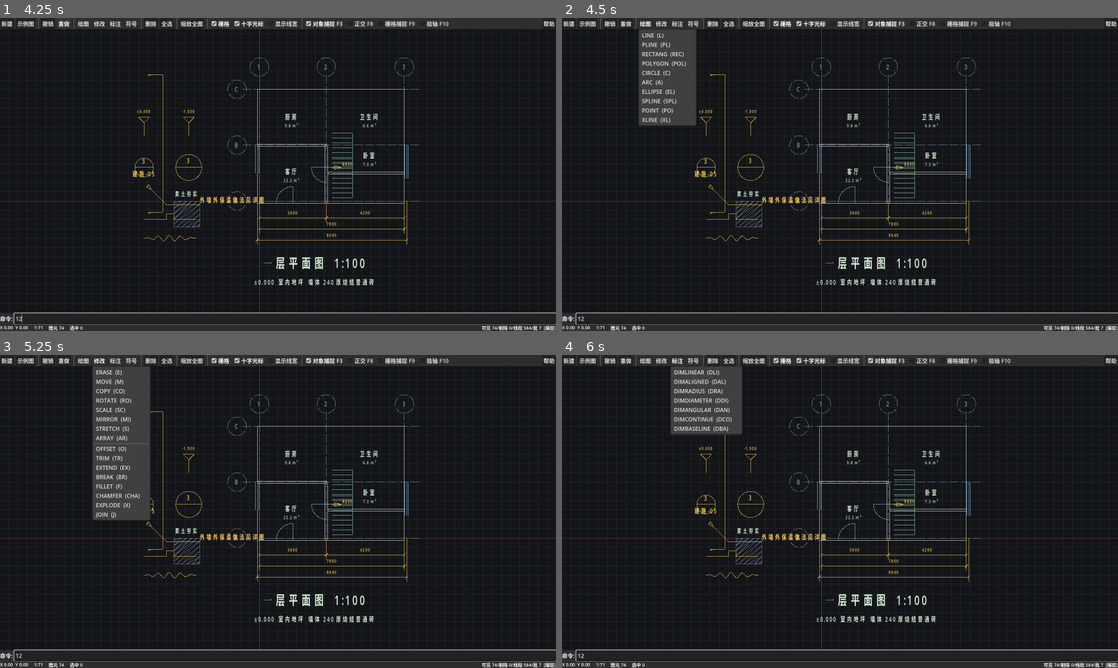
Above: before the commit, frames 1-4 (two rows, left to right).
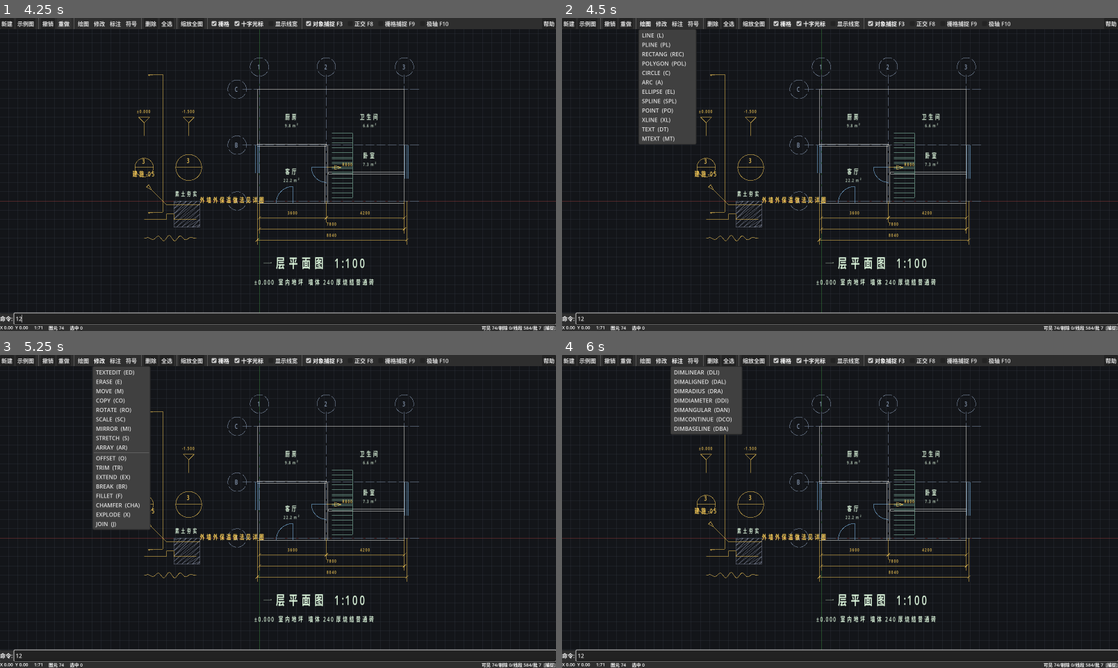
Above: after the commit, the same moments.

Repository: v-dao/HouseBuilder
Game: Godot game, scene res://src/main.tscn
Two runs of this game, one before a commit and one after it. Both use one fixed random seed, a clock stepped at 60 frames per second and the inputs below.
Inputs (mouse positions are in pixels of both pictures, inside the frame that each line leads up to):
- Up to frame 1 (4.25 s): click (283, 318) at 0.52 s; type "12" at 0.6 s; click "新建" at 1.25 s; click "示例图" at 2 s; click "撤销" at 2.75 s; click "重做" at 3.5 s
- Up to frame 2 (4.5 s): click "绘图" at 4.25 s
- Up to frame 3 (5.25 s): click "修改" at 5 s
- Up to frame 4 (6 s): click "标注" at 5.75 s

Frame 1 is identical in both runs. In frame 2, 0.6% of the frame differs, in the area x 13-25%, y 34-41%; in frame 3, 1.3%, in the area x 16-28%, y 4-56%; in frame 4, nothing differs.

Commit message:
P2d: 多行文字（MTEXT）与文字编辑
EntMText（src/core/entities/ent_mtext.gd）
- 段落（\n 分隔）+ 自动换行（给定字宽后折行）
- 九种对齐方式（DXF 组码 71 的取值），行距可调
- 逐行输出为独立文字注记：渲染器按条绘制，
  因此多行文字天然支持任意对齐与旋转，无需特殊分支

关键取舍：折行按"字宽单位"计算而不查字体度量。
长仿宋是等宽的（汉字 1.0 字宽、拉丁字母数字 0.5 字宽），
按字宽单位折行的结果与真实排版几乎一致，
同时让 EntMText 不依赖 FontManager —— 避免 core 反向依赖 render。

命令：TEXT（单行）、MTEXT（多行）、TEXTEDIT（改文字）
- 双击文字图元直接进入改文字，符合 CAD 通用习惯
- 单行/多行文字共用一条文字渲染通道，双击可改任意一种

实现陷阱
- 九种对齐的偏移推导极易写反：局部坐标系 Y 向下，
  左对齐时块左边缘在原点、而每行按 CENTER 居中绘制，
  所以 dx 要指向"该行中心"即 +size.x/2，不是负值
- 内部类不能与引擎原生类重名：TextEdit 会与 Godot 的 TextEdit 控件冲突，
  已改名 TextChange

测试：新增 58 项断言，累计 905 项全通过

Diff:
--- /dev/null
+++ b/src/cmd/cmd_text.gd
@@ -0,0 +1,312 @@
+class_name CmdText
+extends RefCounted
+## 文字命令：单行文字、多行文字。
+
+
+class TextBase extends CadCommand:
+	func _begin(label: String) -> void:
+		ctx.doc.begin_transaction(label)
+
+	func _finish() -> void:
+		ctx.doc.commit_transaction()
+		ctx.set_status("")
+
+	func _abort() -> void:
+		ctx.doc.rollback_transaction()
+		ctx.set_status("")
+
+	## 取文档当前文字样式的字高作为默认值
+	func _default_height() -> float:
+		var st := ctx.doc.get_text_style(ctx.doc.current_text_style)
+		if st != null and st.height > 0.0:
+			return st.height
+		return 3.5
+
+	func _add(e: CadEntity) -> void:
+		e.layer = ctx.doc.current_layer
+		e.aci = ctx.doc.current_aci
+		ctx.doc.add_entity(e)
+
+	func on_mouse_move(_p: Vector2) -> void:
+		ctx.request_redraw()
+
+	## 预览：把文字以占位框表示，避免每帧排版
+	func _preview_box(ci: CanvasItem, view: ViewTransform, pos: Vector2, w_mm: float, h_mm: float) -> void:
+		var a := view.to_screen(pos)
+		var b := view.to_screen(pos + Vector2(w_mm, -h_mm))
+		var r := Rect2(a, Vector2.ZERO).merge(Rect2(b, Vector2.ZERO))
+		ci.draw_rect(r, Color(0.6, 0.9, 1.0, 0.5), false, 1.0)
+
+
+# ===========================================================================
+# 单行文字
+# ===========================================================================
+
+class TextSingle extends TextBase:
+	enum { S_POS, S_HEIGHT, S_CONTENT }
+	var _state := S_POS
+	var _pos := Vector2.ZERO
+	var _height := 0.0
+
+	func cmd_name() -> String:
+		return "TEXT"
+
+	func aliases() -> PackedStringArray:
+		return PackedStringArray(["dt", "t", "文字"])
+
+	func help_text() -> String:
+		return "单行文字：位置 -> 字高（可回车取样式默认值）-> 内容"
+
+	func start(_args: Dictionary) -> void:
+		_begin("单行文字")
+		_state = S_POS
+		_height = _default_height()
+		ctx.set_status(prompt())
+
+	func prompt() -> String:
+		match _state:
+			S_POS:
+				return "TEXT 指定文字起点:"
+			S_HEIGHT:
+				return "TEXT 指定字高 <%.1f>:" % _height
+			S_CONTENT:
+				return "TEXT 输入文字内容:"
+		return ""
+
+	func on_point(p: Vector2) -> bool:
+		if _state == S_POS:
+			_pos = p
+			_state = S_HEIGHT
+			ctx.set_status(prompt())
+			return false
+		return false
+
+	func on_text(s: String) -> bool:
+		var t := s.strip_edges()
+		match _state:
+			S_HEIGHT:
+				# 直接输入内容时按默认字高处理
+				if t.is_valid_float() and t.to_float() > 0.0:
+					_height = t.to_float()
+					_state = S_CONTENT
+					ctx.set_status(prompt())
+					return false
+				_state = S_CONTENT
+				return _emit(t)
+			S_CONTENT:
+				return _emit(s)
+		return false
+
+	func _emit(content: String) -> bool:
+		if content.strip_edges() != "":
+			var e := EntText.make(_pos, content, _height)
+			e.text_style = ctx.doc.current_text_style
+			_add(e)
+		_finish()
+		return true
+
+	func on_enter() -> bool:
+		match _state:
+			S_HEIGHT:
+				_state = S_CONTENT
+				ctx.set_status(prompt())
+				return false
+			S_CONTENT:
+				_finish()
+				return true
+		_abort()
+		return true
+
+	func cancel() -> void:
+		_abort()
+
+	func draw_preview(ci: CanvasItem, view: ViewTransform, p: Vector2) -> void:
+		if _state == S_POS:
+			_preview_box(ci, view, p, _height * 4.0, _height)
+
+
+# ===========================================================================
+# 多行文字
+# ===========================================================================
+
+class TextMulti extends TextBase:
+	enum { S_P1, S_P2, S_HEIGHT, S_CONTENT }
+	var _state := S_P1
+	var _p1 := Vector2.ZERO
+	var _p2 := Vector2.ZERO
+	var _height := 0.0
+
+	func cmd_name() -> String:
+		return "MTEXT"
+
+	func aliases() -> PackedStringArray:
+		return PackedStringArray(["mt", "多行文字"])
+
+	func help_text() -> String:
+		return "多行文字：两个对角点定字宽框 -> 字高 -> 内容（内容中可用 \\n 分段）"
+
+	func start(_args: Dictionary) -> void:
+		_begin("多行文字")
+		_state = S_P1
+		_height = _default_height()
+		ctx.set_status(prompt())
+
+	func prompt() -> String:
+		match _state:
+			S_P1:
+				return "MTEXT 指定第一个角点（文字框左上角）:"
+			S_P2:
+				return "MTEXT 指定对角点（决定字宽，回车表示不自动换行）:"
+			S_HEIGHT:
+				return "MTEXT 指定字高 <%.1f>:" % _height
+			S_CONTENT:
+				return "MTEXT 输入文字内容:"
+		return ""
+
+	func on_point(p: Vector2) -> bool:
+		if _state == S_P1:
+			_p1 = p
+			_state = S_P2
+			ctx.set_status(prompt())
+			return false
+		if _state == S_P2:
+			_p2 = p
+			_state = S_HEIGHT
+			ctx.set_status(prompt())
+			return false
+		return false
+
+	func on_text(s: String) -> bool:
+		var t := s.strip_edges()
+		match _state:
+			S_HEIGHT:
+				if t.is_valid_float() and t.to_float() > 0.0:
+					_height = t.to_float()
+					_state = S_CONTENT
+					ctx.set_status(prompt())
+					return false
+				_state = S_CONTENT
+				return _emit(t)
+			S_CONTENT:
+				return _emit(s)
+		return false
+
+	func _emit(content: String) -> bool:
+		if content.strip_edges() != "":
+			var e := EntMText.make(_p1, content.replace("\\n", "\n"), _height)
+			e.width = absf(_p2.x - _p1.x) if _state != S_P1 else 0.0
+			e.attach = EntMText.Attach.TOP_LEFT
+			e.text_style = ctx.doc.current_text_style
+			_add(e)
+		_finish()
+		return true
+
+	func on_enter() -> bool:
+		match _state:
+			S_P2:
+				# 不指定对角点：不自动换行
+				_p2 = _p1
+				_state = S_HEIGHT
+				ctx.set_status(prompt())
+				return false
+			S_HEIGHT:
+				_state = S_CONTENT
+				ctx.set_status(prompt())
+				return false
+			S_CONTENT:
+				_finish()
+				return true
+		_abort()
+		return true
+
+	func cancel() -> void:
+		_abort()
+
+	func draw_preview(ci: CanvasItem, view: ViewTransform, p: Vector2) -> void:
+		match _state:
+			S_P2:
+				var a := view.to_screen(_p1)
+				var b := view.to_screen(p)
+				ci.draw_rect(Rect2(a, Vector2.ZERO).merge(Rect2(b, Vector2.ZERO)),
+					Color(0.6, 0.9, 1.0, 0.7), false, 1.0)
+			S_HEIGHT, S_CONTENT:
+				_preview_box(ci, view, _p1, absf(_p2.x - _p1.x), _height)
+
+
+# ===========================================================================
+# 修改文字内容
+# ===========================================================================
+
+class TextChange extends TextBase:
+	enum { S_PICK, S_CONTENT }
+	var _state := S_PICK
+	var _target: CadEntity = null
+
+	func cmd_name() -> String:
+		return "TEXTEDIT"
+
+	func aliases() -> PackedStringArray:
+		return PackedStringArray(["ddedit", "ed", "改文字"])
+
+	func help_text() -> String:
+		return "修改文字：点取文字图元 -> 输入新内容"
+
+	func start(args := {}) -> void:
+		_begin("修改文字")
+		_state = S_PICK
+		# 允许由双击直接传入目标图元
+		if args.has("entity"):
+			_target = args["entity"]
+			_state = S_CONTENT
+			ctx.set_status("当前内容：%s\n%s" % [_current_text(), prompt()])
+		else:
+			ctx.set_status(prompt())
+
+	func _current_text() -> String:
+		if _target is EntText:
+			return (_target as EntText).text
+		if _target is EntMText:
+			return (_target as EntMText).text
+		return ""
+
+	func prompt() -> String:
+		if _state == S_PICK:
+			return "TEXTEDIT 选择要修改的文字:"
+		return "TEXTEDIT 输入新内容（回车保留原内容）:"
+
+	func on_point(p: Vector2) -> bool:
+		if _state != S_PICK:
+			return false
+		var tol := ctx.view.tolerance_for_pixels(8.0)
+		var e := CadSelection.pick(ctx.doc, ctx.index, p, tol)
+		if e == null or not (e is EntText or e is EntMText):
+			ctx.set_status("请选择文字图元")
+			return false
+		_target = e
+		_state = S_CONTENT
+		ctx.set_status("当前内容：%s\n%s" % [_current_text(), prompt()])
+		return false
+
+	func on_text(s: String) -> bool:
+		if _state != S_CONTENT or _target == null:
+			return false
+		ctx.doc.mark_modified(_target)
+		if _target is EntText:
+			(_target as EntText).text = s
+			(_target as EntText).measured_valid = false
+		elif _target is EntMText:
+			(_target as EntMText).text = s.replace("\\n", "\n")
+			(_target as EntMText).measured_valid = false
+		ctx.doc.touch(_target)
+		_finish()
+		return true
+
+	func on_enter() -> bool:
+		if _state == S_CONTENT:
+			_finish()
+			return true
+		_abort()
+		return true
+
+	func cancel() -> void:
+		_abort()
--- a/src/cmd/command_registry.gd
+++ b/src/cmd/command_registry.gd
@@ -18,6 +18,9 @@
 	["SPLINE", ["SPL", "样条"], "绘制", "样条曲线：依次点取型值点，回车结束"],
 	["POINT", ["PO", "点"], "绘制", "点：点取位置"],
 	["XLINE", ["XL", "构造线"], "绘制", "构造线：一点 + 方向（双向无限，作辅助线用）"],
+	["TEXT", ["DT", "T", "文字"], "绘制", "单行文字：位置 + 字高 + 内容"],
+	["MTEXT", ["MT", "多行文字"], "绘制", "多行文字：字宽框 + 字高 + 内容（支持自动换行与分段）"],
+	["TEXTEDIT", ["ED", "DDEDIT", "改文字"], "编辑", "修改文字：点取文字图元后改内容"],
 
 	# --- 编辑 ---
 	["ERASE", ["E", "删除"], "编辑", "删除选中的图元"],
@@ -223,6 +226,12 @@
 			return CmdSymbol.BreakLine.new(true)
 		"AXISBUBBLE":
 			return CmdSymbol.AxisBubble.new()
+		"TEXT":
+			return CmdText.TextSingle.new()
+		"MTEXT":
+			return CmdText.TextMulti.new()
+		"TEXTEDIT":
+			return CmdText.TextChange.new()
 	return null
 
 
--- /dev/null
+++ b/src/core/entities/ent_mtext.gd
@@ -0,0 +1,282 @@
+class_name EntMText
+extends CadEntity
+## 多行文字。对应 DXF 的 MTEXT。
+##
+## 与单行文字（EntText）的区别：
+##   · 支持段落（换行符分隔）与自动换行（给定字宽后按字宽折行）
+##   · 支持九种对齐方式（左上/中上/右上/左中/正中/右中/左下/中下/右下）
+##   · 行距可调
+##
+## 换行按**字宽单位**计算而不查字体度量：
+## 长仿宋是等宽的（汉字 1.0 字宽、拉丁字母数字约 0.5 字宽），
+## 按字宽单位折行的结果与真实排版几乎一致，
+## 同时让本类不依赖 FontManager（避免 core 反向依赖 render）。
+
+## 九种对齐方式，与 DXF 组码 71 的取值一致
+enum Attach {
+	TOP_LEFT, TOP_CENTER, TOP_RIGHT,
+	MIDDLE_LEFT, MIDDLE_CENTER, MIDDLE_RIGHT,
+	BOTTOM_LEFT, BOTTOM_CENTER, BOTTOM_RIGHT,
+}
+
+var position: Vector2 = Vector2.ZERO
+## 段落文本，用 \n 分隔
+var text: String = ""
+## 字高 (mm)
+var height: float = 3.5
+## 自动换行的字宽 (mm)。<= 0 表示不自动换行。
+var width: float = 0.0
+var rotation: float = 0.0
+var text_style: String = "仿宋_3.5"
+var attach: int = Attach.TOP_LEFT
+## 行距系数（相对字高）
+var line_spacing: float = 1.5
+## 宽高比覆盖值。<=0 表示用文字样式的值。
+var width_factor: float = -1.0
+## 实测尺寸（渲染器回写），用于包围盒与拾取
+var measured_size: Vector2 = Vector2.ZERO
+var measured_valid: bool = false
+
+
+static func make(pos: Vector2, content: String, h := 3.5) -> EntMText:
+	var e := EntMText.new()
+	e.type = CadEntity.Type.MTEXT
+	e.position = pos
+	e.text = content
+	e.height = h
+	return e
+
+
+func type_name() -> String:
+	return "多行文字"
+
+
+## 单个字符占几个字宽：汉字与中文标点算 1，拉丁字母数字算 0.5
+static func char_units(cp: int) -> float:
+	if (cp >= 0x2E80 and cp <= 0x9FFF) or (cp >= 0xF900 and cp <= 0xFAFF) \
+			or (cp >= 0xFF00 and cp <= 0xFFEF) or (cp >= 0x3000 and cp <= 0x303F):
+		return 1.0
+	return 0.5
+
+
+static func string_units(s: String) -> float:
+	var w := 0.0
+	for i in range(s.length()):
+		w += char_units(s.unicode_at(i))
+	return w
+
+
+func effective_width_factor() -> float:
+	if width_factor > 0.0:
+		return width_factor
+	return CadTextStyle.GB_ASPECT
+
+
+## 按字宽折行后的各行文本
+func layout_lines() -> Array[String]:
+	var out: Array[String] = []
+	var paragraphs := text.split("\n")
+	if width <= 0.0:
+		for p in paragraphs:
+			out.append(p)
+		return out
+	var max_units := width / maxf(height * effective_width_factor(), 1.0e-6)
+	for para in paragraphs:
+		if para == "":
+			out.append("")
+			continue
+		var line := ""
+		var acc := 0.0
+		for i in range(para.length()):
+			var ch := para.substr(i, 1)
+			var u := char_units(para.unicode_at(i))
+			if acc + u > max_units and line != "":
+				out.append(line)
+				line = ch
+				acc = u
+			else:
+				line += ch
+				acc += u
+		out.append(line)
+	return out
+
+
+## 每行的字宽单位数，用于算行宽
+func _line_units(s: String) -> float:
+	return string_units(s)
+
+
+## 整块文字在**局部坐标系**下的尺寸（宽, 高）
+func block_size() -> Vector2:
+	var lines := layout_lines()
+	var max_u := 0.0
+	for l in lines:
+		max_u = maxf(max_u, _line_units(l))
+	var w := max_u * height * effective_width_factor()
+	var n := maxi(lines.size(), 1)
+	var h := height + float(n - 1) * height * line_spacing
+	return Vector2(w, h)
+
+
+## 第一行文字中心的局部偏移。
+##
+## 局部坐标系：以插入点为原点，X 向右、Y 向下（与屏幕一致，渲染器可直接使用）。
+## 每行按 CENTER 水平居中绘制，所以 dx 指向"该行的中心"而非块边缘：
+##   左对齐 -> 块左边缘在原点，行中心在 +size.x/2
+##   居中   -> 块中心在原点，行中心在 0
+##   右对齐 -> 块右边缘在原点，行中心在 -size.x/2
+func _attach_offset(size: Vector2) -> Vector2:
+	var col := attach % 3
+	var row := attach / 3
+	var dx := 0.0
+	match col:
+		0:
+			dx = size.x * 0.5
+		1:
+			dx = 0.0
+		2:
+			dx = -size.x * 0.5
+	var dy := 0.0
+	match row:
+		0:
+			dy = height * 0.5                     # 上边缘在原点
+		1:
+			dy = -size.y * 0.5 + height * 0.5     # 垂直居中
+		2:
+			dy = -size.y + height * 0.5           # 下边缘在原点
+	return Vector2(dx, dy)
+
+
+func get_curves() -> Array[GeoCurve]:
+	return []
+
+
+## 逐行输出文字注记。渲染器按条绘制，因此多行文字天然支持任意对齐与旋转。
+func get_annotation_texts() -> Array:
+	var lines := layout_lines()
+	if lines.is_empty():
+		return []
+	var size := block_size()
+	var off := _attach_offset(size)
+	# 局部坐标系以插入点为原点、X 向右、Y 向下（与屏幕一致，便于渲染器直接使用）
+	var xf := Transform2D(rotation, Vector2.ZERO)
+	var out: Array = []
+	var lead := height * line_spacing
+	for i in range(lines.size()):
+		var line := lines[i]
+		if line == "":
+			continue
+		var local := Vector2(off.x, off.y + float(i) * lead)
+		out.append({
+			"text": line,
+			"position": position + xf * local,
+			"rotation": rotation,
+			"height": height,
+			"style": text_style,
+			"h_align": EntText.HAlign.CENTER,
+			# 上下居中于该行的行高中心
+			"v_align": EntText.VAlign.MIDDLE,
+		})
+	return out
+
+
+func get_bbox() -> Rect2:
+	var lines := layout_lines()
+	if lines.is_empty():
+		return Rect2(position, Vector2.ZERO)
+	var size := block_size()
+	var off := _attach_offset(size)
+	var xf := Transform2D(rotation, position)
+	var corners := [
+		xf * off,
+		xf * (off + Vector2(size.x, 0)),
+		xf * (off + size),
+		xf * (off + Vector2(0, size.y)),
+	]
+	var mn: Vector2 = corners[0]
+	var mx: Vector2 = corners[0]
+	for c in corners:
+		mn = Vector2(minf(mn.x, c.x), minf(mn.y, c.y))
+		mx = Vector2(maxf(mx.x, c.x), maxf(mx.y, c.y))
+	return Rect2(mn, mx - mn)
+
+
+func get_grips() -> PackedVector2Array:
+	return PackedVector2Array([position])
+
+
+func get_stretch_points() -> PackedVector2Array:
+	return PackedVector2Array([position])
+
+
+func move_grip(_i: int, p: Vector2) -> void:
+	position = p
+	invalidate_bbox()
+
+
+func transform_by(xf: Transform2D) -> void:
+	position = xf * position
+	var scale := xf.x.length()
+	if xf.determinant() >= 0.0:
+		rotation += xf.get_rotation()
+	height = maxf(height * scale, 0.05)
+	# 字宽随字高同比缩放，保持折行结果不变
+	if width > 0.0:
+		width *= scale
+	invalidate_bbox()
+
+
+func clone() -> CadEntity:
+	var e := make(position, text, height)
+	e.width = width
+	e.rotation = rotation
+	e.text_style = text_style
+	e.attach = attach
+	e.line_spacing = line_spacing
+	e.width_factor = width_factor
+	_copy_base_to(e)
+	return e
+
+
+## 打散：每一行成为一条单行文字
+func explode() -> Array[CadEntity]:
+	var out: Array[CadEntity] = []
+	for a in get_annotation_texts():
+		var t := EntText.make(a["position"], String(a["text"]), float(a["height"]), float(a["rotation"]))
+		t.text_style = String(a["style"])
+		t.h_align = int(a["h_align"])
+		t.v_align = int(a["v_align"])
+		_copy_base_to(t)
+		out.append(t)
+	return out
+
+
+func to_dict() -> Dictionary:
+	var d := super.to_dict()
+	_put_v2(d, "position", position)
+	d["text"] = text
+	d["height"] = snappedf(height, 1e-6)
+	d["width"] = snappedf(width, 1e-6)
+	d["rotation"] = snappedf(rotation, 1e-9)
+	d["text_style"] = text_style
+	d["attach"] = attach
+	d["line_spacing"] = snappedf(line_spacing, 1e-6)
+	if width_factor > 0.0:
+		d["width_factor"] = snappedf(width_factor, 1e-6)
+	return d
+
+
+static func from_dict(d: Dictionary) -> EntMText:
+	var e := EntMText.new()
+	e.type = CadEntity.Type.MTEXT
+	e.read_base_fields(d)
+	e.position = _v2(d, "position")
+	e.text = String(d.get("text", ""))
+	e.height = float(d.get("height", 3.5))
+	e.width = float(d.get("width", 0.0))
+	e.rotation = float(d.get("rotation", 0.0))
+	e.text_style = String(d.get("text_style", "仿宋_3.5"))
+	e.attach = int(d.get("attach", Attach.TOP_LEFT))
+	e.line_spacing = float(d.get("line_spacing", 1.5))
+	e.width_factor = float(d.get("width_factor", -1.0))
+	return e
--- a/src/ui/cad_viewport.gd
+++ b/src/ui/cad_viewport.gd
@@ -333,12 +333,27 @@
 			mouse_default_cursor_shape = Control.CURSOR_DRAG if _panning else Control.CURSOR_CROSS
 		MOUSE_BUTTON_LEFT:
 			if event.pressed:
+				# 双击文字直接进入改文字命令（CAD 的通用习惯）
+				if event.double_click and active_command == null:
+					if _try_edit_text_at(event.position):
+						return
 				_on_left_down(event.position)
 			else:
 				_on_left_up(event.position)
 		MOUSE_BUTTON_RIGHT:
 			if event.pressed:
 				_on_right_click()
+
+
+## 双击文字图元时启动改文字命令。返回是否已处理。
+func _try_edit_text_at(screen_pos: Vector2) -> bool:
+	var m := view.to_model(screen_pos)
+	var tol := view.tolerance_for_pixels(pick_aperture_px)
+	var e := CadSelection.pick(doc, index, m, tol)
+	if e == null or not (e is EntText or e is EntMText):
+		return false
+	start_command(CmdText.TextChange.new(), {"entity": e})
+	return true
 
 
 func _on_left_down(screen_pos: Vector2) -> void:
--- a/tests/run_tests.gd
+++ b/tests/run_tests.gd
@@ -74,6 +74,10 @@
 	var p2c := P2cTests.new()
 	p2c.run()
 	_T.merge(p2c)
+
+	var p2d := P2dTests.new()
+	p2d.run()
+	_T.merge(p2d)
 
 	_sync_counts()
 	_print_summary()
--- /dev/null
+++ b/tests/test_p2d.gd
@@ -0,0 +1,177 @@
+class_name P2dTests
+extends TestSuite
+## 多行文字（MTEXT）的测试。
+##
+## 重点：自动换行按"字宽单位"折行（汉字 1.0、拉丁 0.5），
+## 以及九种对齐方式的偏移推导 —— 后者极易把符号写反。
+
+
+func run() -> void:
+	suite = "多行文字：字宽单位"
+	_test_char_units()
+
+	suite = "多行文字：折行"
+	_test_layout_no_wrap()
+	_test_layout_wrap()
+	_test_layout_paragraphs()
+
+	suite = "多行文字：对齐"
+	_test_attach_offsets()
+	_test_annotation_positions()
+
+	suite = "多行文字：其他"
+	_test_rotation()
+	_test_explode_and_roundtrip()
+
+
+func _test_char_units() -> void:
+	close(EntMText.char_units("一".unicode_at(0)), 1.0, "汉字占 1 个字宽")
+	close(EntMText.char_units("A".unicode_at(0)), 0.5, "拉丁字母占 0.5 个字宽")
+	close(EntMText.char_units("7".unicode_at(0)), 0.5, "阿拉伯数字占 0.5 个字宽")
+	close(EntMText.char_units("，".unicode_at(0)), 1.0, "中文标点占 1 个字宽")
+	close(EntMText.string_units("墙体"), 2.0, "两个汉字 = 2 个字宽")
+	close(EntMText.string_units("C30"), 1.5, "C30 = 1.5 个字宽")
+
+
+func _test_layout_no_wrap() -> void:
+	var e := EntMText.make(Vector2.ZERO, "第一行", 10.0)
+	var lines := e.layout_lines()
+	ok(lines.size() == 1, "无换行符时应为一行")
+	ok(lines[0] == "第一行", "行内容")
+
+	# width <= 0 时不自动折行，即使内容很长
+	var e2 := EntMText.make(Vector2.ZERO, "一".repeat(40), 10.0)
+	ok(e2.layout_lines().size() == 1, "未给字宽时不应折行")
+
+
+func _test_layout_wrap() -> void:
+	# 字高 10、宽高比 0.7 -> 单字宽 7mm；给定字宽 70mm -> 每行 10 个字宽
+	var e := EntMText.make(Vector2.ZERO, "一".repeat(25), 10.0)
+	e.width = 70.0
+	close(e.height * e.effective_width_factor(), 7.0, "单字宽 = 字高 × 0.7", 1e-6)
+	var lines := e.layout_lines()
+	ok(lines.size() == 3, "25 个汉字按每行 10 个折行应得 3 行，实际 %d" % lines.size())
+	if lines.size() == 3:
+		close(float(lines[0].length()), 10.0, "第一行 10 字")
+		close(float(lines[1].length()), 10.0, "第二行 10 字")
+		close(float(lines[2].length()), 5.0, "第三行 5 字")
+	# 折行后内容必须完整保留，不丢字
+	var total := ""
+	for l in lines:
+		total += l
+	ok(total == "一".repeat(25), "折行后总字数应与原文一致，实际 %d" % total.length())
+
+	# 拉丁字母按 0.5 字宽计，同样字宽下每行能放 20 个
+	var e2 := EntMText.make(Vector2.ZERO, "A".repeat(45), 10.0)
+	e2.width = 70.0
+	ok(e2.layout_lines().size() == 3, "45 个拉丁字母按每行 20 个应得 3 行，实际 %d" % e2.layout_lines().size())
+
+
+func _test_layout_paragraphs() -> void:
+	var e := EntMText.make(Vector2.ZERO, "第一段\n第二段\n第三段", 10.0)
+	var lines := e.layout_lines()
+	ok(lines.size() == 3, "三个段落应得三行，实际 %d" % lines.size())
+	ok(lines[1] == "第二段", "段落内容按序")
+	# 空段落应保留为一个空行
+	var e2 := EntMText.make(Vector2.ZERO, "A\n\nB", 10.0)
+	ok(e2.layout_lines().size() == 3, "空段落应占一行")
+
+
+func _test_attach_offsets() -> void:
+	var e := EntMText.make(Vector2.ZERO, "测试", 10.0)
+	# 构造一个确定的块尺寸：字宽 7mm × 2 字 = 14mm，单行高 10mm
+	var size := Vector2(14.0, 10.0)
+	close(e.block_size().x, 14.0, "单行 2 汉字的块宽 = 14mm", 1e-6)
+	close(e.block_size().y, 10.0, "单行块高 = 字高", 1e-6)
+
+	# 左对齐：块左边缘在原点，因每行居中绘制，行中心在 +宽/2
+	e.attach = EntMText.Attach.TOP_LEFT
+	vclose(e._attach_offset(size), Vector2(7.0, 5.0), "左上对齐的偏移", 1e-6)
+	e.attach = EntMText.Attach.TOP_CENTER
+	vclose(e._attach_offset(size), Vector2(0.0, 5.0), "中上对齐的偏移", 1e-6)
+	e.attach = EntMText.Attach.TOP_RIGHT
+	vclose(e._attach_offset(size), Vector2(-7.0, 5.0), "右上对齐的偏移", 1e-6)
+	# 垂直居中：块中心在原点
+	e.attach = EntMText.Attach.MIDDLE_CENTER
+	vclose(e._attach_offset(size), Vector2(0.0, 0.0), "正中 对齐的偏移", 1e-6)
+	e.attach = EntMText.Attach.MIDDLE_LEFT
+	vclose(e._attach_offset(size), Vector2(7.0, 0.0), "左中对齐的偏移", 1e-6)
+	# 底部：块下边缘在原点
+	e.attach = EntMText.Attach.BOTTOM_LEFT
+	vclose(e._attach_offset(size), Vector2(7.0, -5.0), "左下对齐的偏移", 1e-6)
+	e.attach = EntMText.Attach.BOTTOM_RIGHT
+	vclose(e._attach_offset(size), Vector2(-7.0, -5.0), "右下对齐的偏移", 1e-6)
+
+
+func _test_annotation_positions() -> void:
+	# 三行文字，行距 1.5，字高 10 -> 行间距 15mm
+	var e := EntMText.make(Vector2(1000, 2000), "一\n二\n三", 10.0)
+	e.attach = EntMText.Attach.TOP_LEFT
+	e.line_spacing = 1.5
+	var anns := e.get_annotation_texts()
+	ok(anns.size() == 3, "三行文字应产生三条注记，实际 %d" % anns.size())
+	if anns.size() != 3:
+		return
+	# 每行只有一个汉字，故块宽 = 1 字宽 = 字高 10 × 0.7 = 7mm，半宽 3.5mm。
+	# 第一行中心 = position + (半宽, 字高/2) = (1000+3.5, 2000+5)
+	vclose(anns[0]["position"], Vector2(1003.5, 2005.0), "第一行中心位置", 1e-4)
+	vclose(anns[1]["position"], Vector2(1003.5, 2020.0), "第二行中心位置（下移一个行距）", 1e-4)
+	vclose(anns[2]["position"], Vector2(1003.5, 2035.0), "第三行中心位置", 1e-4)
+	for a in anns:
+		close(float(a["height"]), 10.0, "注记字高")
+		ok(int(a["h_align"]) == EntText.HAlign.CENTER, "每行按居中绘制")
+		ok(int(a["v_align"]) == EntText.VAlign.MIDDLE, "每行垂直居中于行高")
+
+	# 空行不产生注记
+	var e2 := EntMText.make(Vector2.ZERO, "A\n\nB", 10.0)
+	ok(e2.get_annotation_texts().size() == 2, "空行不产生文字注记")
+
+
+func _test_rotation() -> void:
+	# 旋转 90° 后：局部 +Y（向下）映射到世界 -X
+	var e := EntMText.make(Vector2.ZERO, "一", 10.0)
+	e.attach = EntMText.Attach.TOP_LEFT
+	e.rotation = PI * 0.5
+	var anns := e.get_annotation_texts()
+	ok(anns.size() == 1, "单行文字一条注记")
+	if anns.size() == 1:
+		# 局部偏移 (半宽 3.5, 半高 5)，旋转 90° 后 (-3.5, 5) -> (x', y') = (-y, x) = (-5, 3.5)
+		vclose(anns[0]["position"], Vector2(-5.0, 3.5), "旋转 90° 后的文字位置", 1e-4)
+		close(float(anns[0]["rotation"]), PI * 0.5, "注记旋转角")
+	# 包围盒应随之旋转
+	var bb := e.get_bbox()
+	ok(bb.size.x > 0.0 and bb.size.y > 0.0, "旋转后的包围盒应有面积")
+
+
+func _test_explode_and_roundtrip() -> void:
+	var doc := CadDocument.new()
+	var e := EntMText.make(Vector2(500, 600), "第一行\n第二行", 7.0)
+	e.width = 200.0
+	e.attach = EntMText.Attach.MIDDLE_CENTER
+	e.rotation = 0.3
+	e.line_spacing = 1.8
+	e.text_style = "仿宋_3.5"
+	e.layer = "文字"
+	e.aci = 256
+	doc.add_entity(e, false)
+
+	# 拆解为单行文字
+	var parts := e.explode()
+	ok(parts.size() == 2, "两行文字应拆出 2 个单行文字，实际 %d" % parts.size())
+	for part in parts:
+		ok(part is EntText, "拆解结果应为单行文字")
+
+	# 序列化往返
+	var d := e.to_dict()
+	var r := EntMText.from_dict(d)
+	ok(r.text == e.text, "文本往返")
+	close(r.height, e.height, "字高往返")
+	close(r.width, e.width, "字宽往返")
+	close(r.line_spacing, e.line_spacing, "行距往返")
+	ok(r.attach == e.attach, "对齐方式往返")
+	ok(r.text_style == e.text_style, "文字样式往返")
+	ok(r.layer == e.layer, "图层往返")
+	# 折行结果必须一致（width_factor 也要往返）
+	ok(r.layout_lines().size() == e.layout_lines().size(),
+		"折行结果往返，%d vs %d" % [r.layout_lines().size(), e.layout_lines().size()])
+	ok(r.get_annotation_texts().size() == e.get_annotation_texts().size(), "注记数量往返")
Not shown, added: src/cmd/cmd_text.gd.uid
Not shown, added: src/core/entities/ent_mtext.gd.uid
Not shown, added: tests/test_p2d.gd.uid
